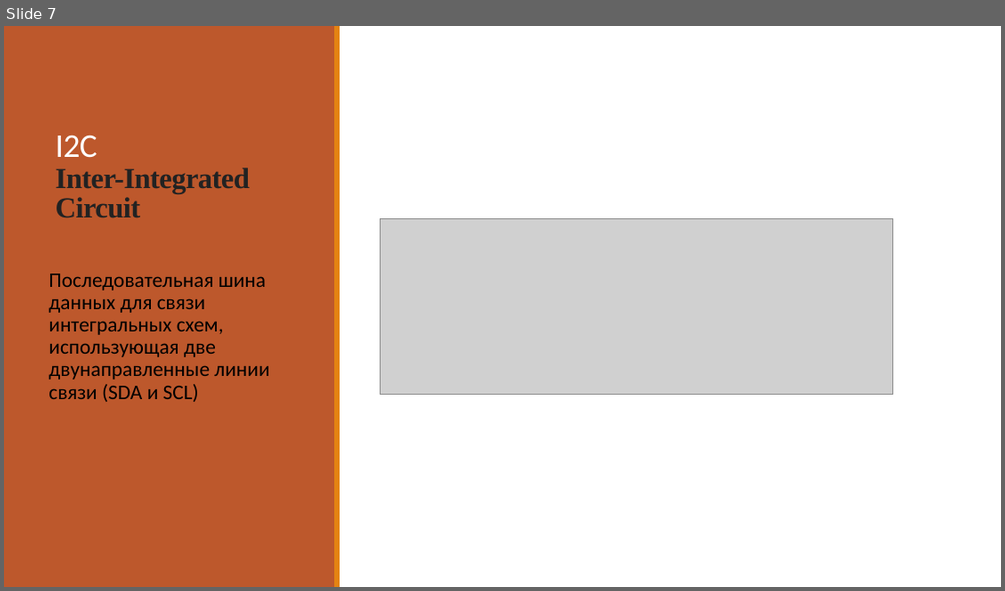
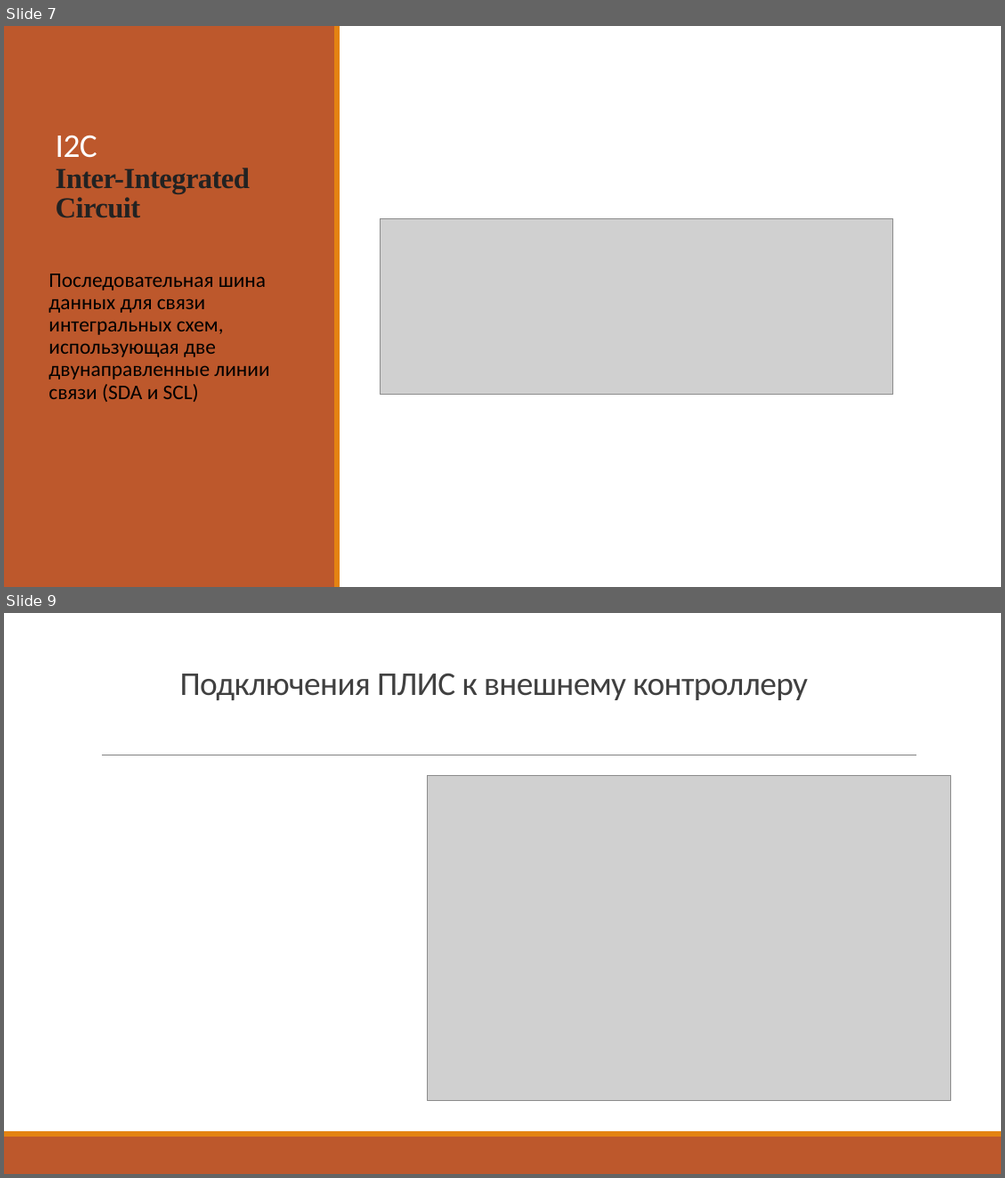
Before and after one commit to ramilabdullaev/diplom, a slide deck: ARamil.pptx. Shown one above the other, each under a label of ours: slide 7 before the commit, slides 7 and 9 after it; the slides between them are not shown. The pictures are 1005x591 and 1005x1178 pixels, drawn with LibreOffice and Linux fonts; fonts in the diff are those of the drawing; grey boxes stand for pictures. Boxes give left, top, right and bottom in pixels: in the first picture for what was removed or moved away, otherwise in the second. Text is boxed around its words. In the diff, an @@ line names an element or a change of style, - is before the commit and + after.

```diff
--- a/ARamil.pptx
+++ b/ARamil.pptx
@@ slide 9 added at <box>4,613,1001,1174</box>, background #FFFFFF @@
@@ title added at <box>180,674,808,700</box>, 32 pt, text #404040 @@
+Подключения ПЛИС к внешнему контроллеру
@@ line added from (102, 755) to (917, 755), #808080 0.5 pt @@
@@ picture added at <box>428,776,951,1101</box> @@
@@ rectangle added at <box>4,1136,1001,1174</box>, fill #BD582C @@
@@ rectangle added at <box>4,1131,1001,1136</box>, fill #E48312 @@
```
Also in this commit, not shown: 1 other slide added.
